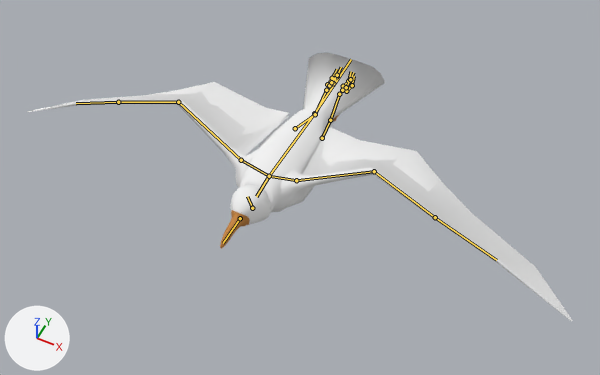
The Blender file VRPO/Assets/Resources/3D/Seagull.blend, before and after one commit.
Both versions are drawn from a camera (50 mm lens) standing at (0.399, -0.778, 0.878) and looking at (0.029, -0.039, -0.046). The lights are fixed; the arrows at lower left show +X, +Y and +Z. Both versions are drawn at frame 19 of the action 'Seagull_Flight'; the numbers are the values there. The bones that bend it are drawn over the model as lines.

In view in the first picture: 'Seagull'.
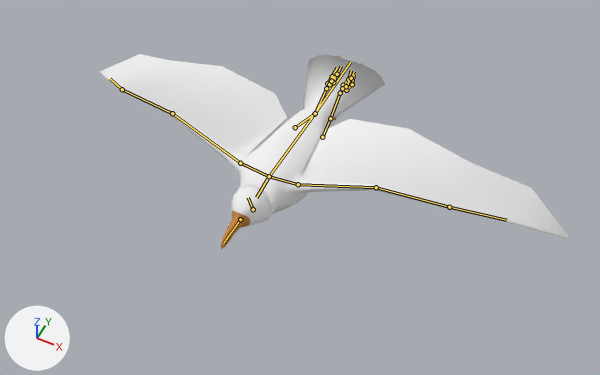
Commit message: Updated seagull animation

Changed parts and their boxes (x1, y1, x2, y2) in the pictures (600 x 375 px):
```json
{"object": "Seagull", "change": "posed", "before": [27, 52, 573, 321], "after": [100, 54, 570, 249], "on screen": "14% narrower, 27% shorter"}
{"bone": "Seagull_Neck", "before": "(269, 176) to (256, 196)", "after": "(269, 176) to (256, 197)"}
{"bone": "Seagull_Head", "before": "(252, 208) to (247, 196)", "after": "(253, 209) to (248, 197)"}
{"bone": "Seagull_Shoulder_L", "before": "(269, 176) to (296, 180)", "after": "(269, 176) to (298, 184)"}
{"bone": "Seagull_Wing_Base_L", "before": "(296, 180) to (374, 171)", "after": "(298, 184) to (376, 187)"}
{"bone": "Seagull_Wing_Middle_L", "before": "(374, 171) to (435, 217)", "after": "(376, 187) to (449, 207)"}
{"bone": "Seagull_Wing_Tip_L", "before": "(435, 217) to (496, 260)", "after": "(449, 207) to (506, 220)"}
{"bone": "Seagull_Shoulder_R", "before": "(269, 176) to (241, 160)", "after": "(269, 176) to (240, 163)"}
{"bone": "Seagull_Wing_Base_R", "before": "(241, 160) to (178, 102)", "after": "(240, 163) to (172, 113)"}
{"bone": "Seagull_Wing_Middle_R", "before": "(178, 102) to (118, 102)", "after": "(172, 113) to (122, 89)"}
{"bone": "Seagull_Wing_Tip_R", "before": "(118, 102) to (76, 103)", "after": "(122, 89) to (110, 78)"}
{"bone": "Seagull_Tail", "before": "(314, 113) to (351, 59)", "after": "(314, 114) to (350, 62)"}
```

The change, as JSON lines over the scene's bpy script:
```json
{"block": "bone_seagull_neck", "where": "bone_seagull_neck = bpy.data.objects['Crow_Armature'].pose.bones['Seagull_Neck']  # child of 'Seagull_Spine'"}
{"op": "set", "path": "bone_seagull_neck.rotation_quaternion", "old": "(0.952, 0.271, 0.0, 0.0)", "new": "(0.944, 0.297, 0.0, 0.0)", "note": "degrees (32, 0, 0) -> degrees (35, 0, 0)"}
{"block": "bone_seagull_head", "where": "bone_seagull_head = bpy.data.objects['Crow_Armature'].pose.bones['Seagull_Head']  # child of 'Seagull_Neck'"}
{"op": "set", "path": "bone_seagull_head.rotation_quaternion", "old": "(0.826, -0.508, 0.0, 0.0)", "new": "(0.807, -0.537, 0.0, 0.0)", "note": "degrees (-63, 0, 0) -> degrees (-67, 0, 0)"}
{"block": "bone_seagull_shoulder_l", "where": "bone_seagull_shoulder_l = bpy.data.objects['Crow_Armature'].pose.bones['Seagull_Shoulder_L']  # child of 'Seagull_Spine'"}
{"op": "set", "path": "bone_seagull_shoulder_l.rotation_quaternion", "old": "(0.973, 0.175, -0.088, 0.123)", "new": "(0.981, 0.075, 0.137, 0.11)", "note": "degrees (19, -12, 12) -> degrees (11, 15, 14)"}
{"block": "bone_seagull_wing_base_l", "where": "bone_seagull_wing_base_l = bpy.data.objects['Crow_Armature'].pose.bones['Seagull_Wing_Base_L']  # child of 'Seagull_Shoulder_L'"}
{"op": "set", "path": "bone_seagull_wing_base_l.rotation_quaternion", "old": "(0.997, 0.013, -0.043, 0.067)", "new": "(0.993, 0.026, -0.096, 0.066)", "note": "degrees (1, -5, 8) -> degrees (2, -11, 7)"}
{"block": "bone_seagull_wing_middle_l", "where": "bone_seagull_wing_middle_l = bpy.data.objects['Crow_Armature'].pose.bones['Seagull_Wing_Middle_L']  # child of 'Seagull_Wing_Base_L'"}
{"op": "set", "path": "bone_seagull_wing_middle_l.rotation_quaternion", "old": "(0.902, -0.388, 0.101, -0.157)", "new": "(0.965, -0.251, 0.056, -0.014)", "note": "degrees (-47, 3, -21) -> degrees (-29, 6, -3)"}
{"block": "bone_seagull_wing_tip_l", "where": "bone_seagull_wing_tip_l = bpy.data.objects['Crow_Armature'].pose.bones['Seagull_Wing_Tip_L']  # child of 'Seagull_Wing_Middle_L'"}
{"op": "set", "path": "bone_seagull_wing_tip_l.rotation_quaternion", "old": "(0.949, -0.154, -0.272, 0.034)", "new": "(0.938, -0.329, -0.074, -0.07)", "note": "degrees (-21, -30, 10) -> degrees (-38, -11, -5)"}
{"block": "bone_seagull_shoulder_r", "where": "bone_seagull_shoulder_r = bpy.data.objects['Crow_Armature'].pose.bones['Seagull_Shoulder_R']  # child of 'Seagull_Spine'"}
{"op": "set", "path": "bone_seagull_shoulder_r.rotation_quaternion", "old": "(0.973, 0.175, 0.088, -0.123)", "new": "(0.981, 0.075, -0.137, -0.11)", "note": "degrees (19, 12, -12) -> degrees (11, -15, -14)"}
{"block": "bone_seagull_wing_base_r", "where": "bone_seagull_wing_base_r = bpy.data.objects['Crow_Armature'].pose.bones['Seagull_Wing_Base_R']  # child of 'Seagull_Shoulder_R'"}
{"op": "set", "path": "bone_seagull_wing_base_r.rotation_quaternion", "old": "(0.997, 0.013, 0.043, -0.067)", "new": "(0.993, 0.026, 0.096, -0.066)", "note": "degrees (1, 5, -8) -> degrees (2, 11, -7)"}
{"block": "bone_seagull_wing_middle_r", "where": "bone_seagull_wing_middle_r = bpy.data.objects['Crow_Armature'].pose.bones['Seagull_Wing_Middle_R']  # child of 'Seagull_Wing_Base_R'"}
{"op": "set", "path": "bone_seagull_wing_middle_r.rotation_quaternion", "old": "(0.902, -0.388, -0.101, 0.157)", "new": "(0.965, -0.251, -0.056, 0.014)", "note": "degrees (-47, -3, 21) -> degrees (-29, -6, 3)"}
{"block": "bone_seagull_wing_tip_r", "where": "bone_seagull_wing_tip_r = bpy.data.objects['Crow_Armature'].pose.bones['Seagull_Wing_Tip_R']  # child of 'Seagull_Wing_Middle_R'"}
{"op": "set", "path": "bone_seagull_wing_tip_r.rotation_quaternion", "old": "(0.949, -0.154, 0.272, -0.034)", "new": "(0.938, -0.329, 0.074, 0.07)", "note": "degrees (-21, 30, -10) -> degrees (-38, 11, 5)"}
{"block": "bone_seagull_tail", "where": "bone_seagull_tail = bpy.data.objects['Crow_Armature'].pose.bones['Seagull_Tail']"}
{"op": "set", "path": "bone_seagull_tail.rotation_quaternion", "old": "(0.955, 0.296, 0.0, 0.0)", "new": "(0.959, 0.282, 0.0, 0.0)", "note": "degrees (34, 0, 0) -> degrees (33, 0, 0)"}
```
